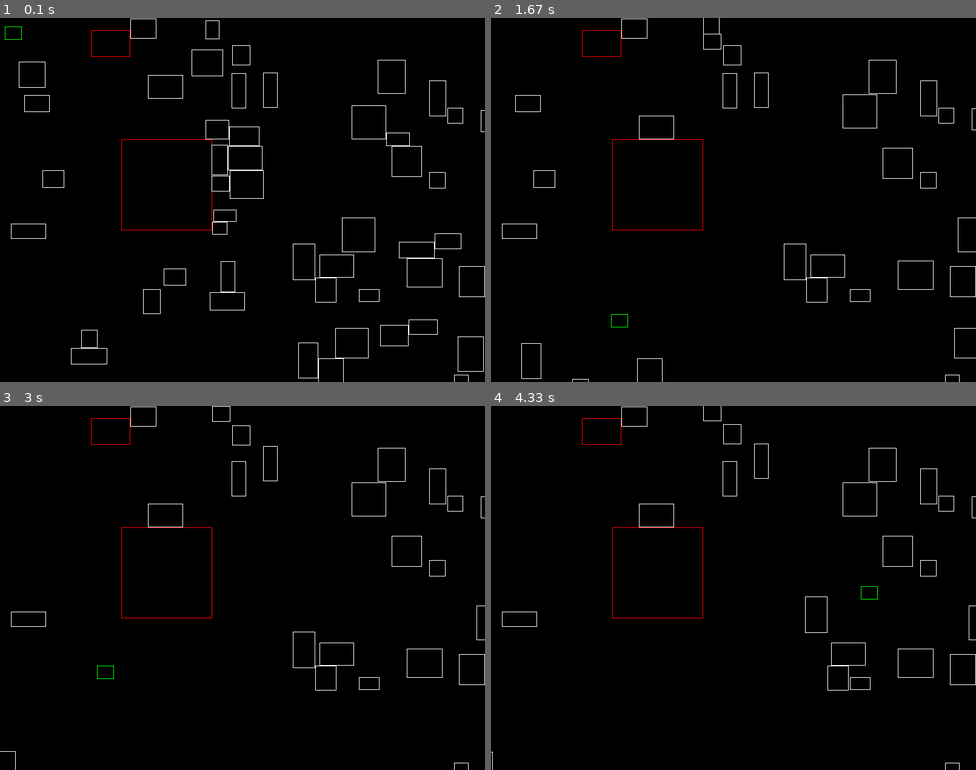
Above: before the commit, frames 1-4 (two rows, left to right).
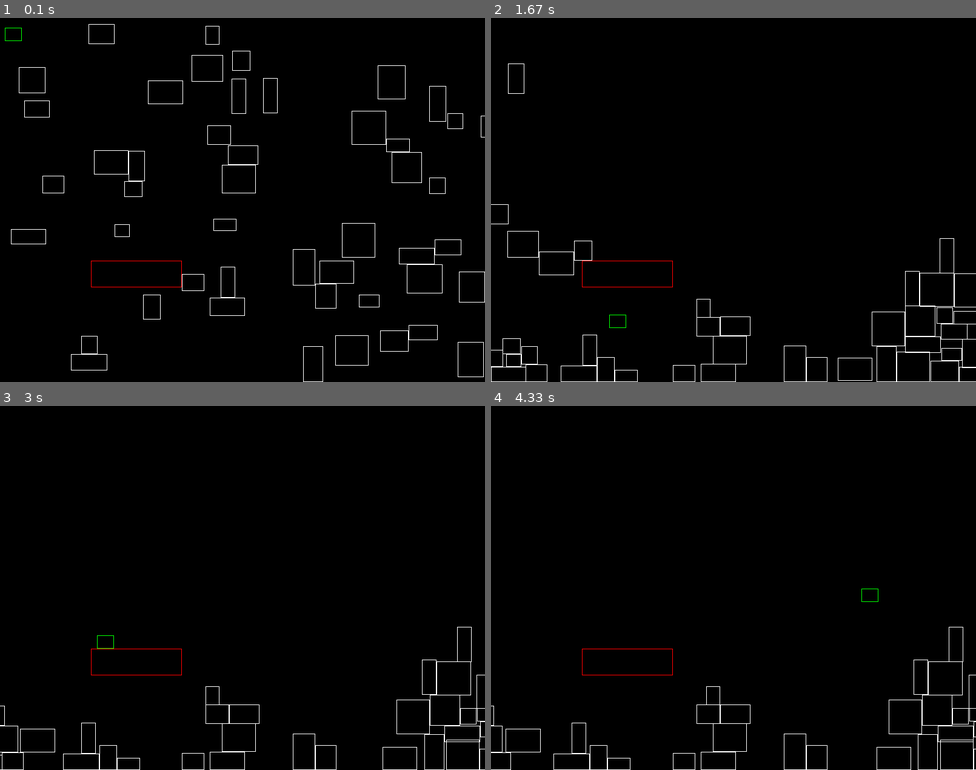
Above: after the commit, the same moments.

Repository: Khvyts-Taras/Pygame-box-physics
Game: pygame game, started from code/4.py
Same seed, same stepped clock (60 frames per second), same inputs: the game is played once before the commit and once after it.
Inputs (mouse positions are in pixels of both pictures, inside the frame that each line leads up to):
- Up to frame 1 (0.1 s): no input
- Up to frame 2 (1.67 s): press the mouse at (893, 276) at 0.37 s; move the mouse to (738, 210) at 0.47 s; release the mouse at (583, 145) at 0.6 s; press the mouse at (549, 349) at 0.7 s; move the mouse to (558, 229) at 0.8 s; release the mouse at (568, 112) at 0.93 s; press the mouse at (549, 349) at 1.03 s; move the mouse to (733, 341) at 1.13 s; release the mouse at (917, 338) at 1.27 s; press the mouse at (549, 349) at 1.37 s; move the mouse to (588, 334) at 1.47 s; release the mouse at (626, 316) at 1.6 s
- Up to frame 3 (3 s): press the mouse at (29, 446) at 1.7 s; move the mouse to (174, 449) at 1.8 s; release the mouse at (320, 453) at 1.93 s; press the mouse at (38, 751) at 2.03 s; move the mouse to (97, 733) at 2.13 s; release the mouse at (155, 719) at 2.27 s; press the mouse at (194, 511) at 2.37 s; move the mouse to (266, 526) at 2.47 s; release the mouse at (344, 540) at 2.6 s; press the mouse at (29, 446) at 2.7 s; move the mouse to (72, 573) at 2.8 s; release the mouse at (116, 700) at 2.93 s
- Up to frame 4 (4.33 s): press the mouse at (723, 704) at 3.03 s; move the mouse to (655, 646) at 3.13 s; release the mouse at (588, 591) at 3.27 s; press the mouse at (723, 704) at 3.37 s; move the mouse to (660, 642) at 3.47 s; release the mouse at (597, 580) at 3.6 s; press the mouse at (723, 704) at 3.7 s; move the mouse to (704, 657) at 3.8 s; release the mouse at (685, 606) at 3.93 s; press the mouse at (723, 704) at 4.03 s; move the mouse to (806, 642) at 4.13 s; release the mouse at (888, 580) at 4.27 s

The runs differ from the first frame. In frame 1, 2.4% of the frame differs, in the area x 1-100%, y 0-100%; in frame 2, 2.3%; in frame 3, 1.8%; in frame 4, 1.8%.

Commit message:
static wall collision

Diff:
--- a/code/4.py
+++ b/code/4.py
@@ -10,7 +10,7 @@
 cam_x = 0
 cam_y = 0
 
-steps_per_frame = 1
+steps_per_frame = 4
 
 def collision(rect1, rect2):
 	x1, y1, w1, h1 = rect1.x, rect1.y, rect1.w, rect1.h
@@ -37,8 +37,10 @@
 		self.mass = mass
 
 	def update(self, dt=1):
-		self.vx *= 0.97
-		self.vy *= 0.97
+		self.vy += 0.5*dt
+
+		self.vx *= 0.97**dt
+		self.vy *= 0.97**dt
 
 
 		if self.vx > 0:
@@ -147,8 +149,12 @@
 
 
 
+
+
+
+
 rects = [Rect(random.randint(0, window_size[0]), random.randint(0, window_size[1]), random.randint(20, 60), random.randint(20, 60)) for i in range(50)]
-walls = [Wall(200, 200, 150, 150), Wall(150, 20, 65, 44)]
+walls = [Wall(0, 600, 800, 50), Wall(150, 400, 150, 44)]
 
 
 start_drag_pos = None
@@ -182,6 +188,37 @@
 			for rect2 in rects[rects.index(rect1)+1:]:
 				update_collisions(rect1, rect2)
 
+			for wall in walls:
+				if collision(wall, rect1):
+
+					if rect1.x+rect1.w/2 >= wall.x+wall.w/2:
+						x_overlap = wall.x + wall.w - rect1.x
+					else:
+						x_overlap = rect1.x + rect1.w - wall.x
+
+					if rect1.y+rect1.h/2 >= wall.y+wall.h/2:
+						y_overlap = wall.y + wall.h - rect1.y
+					else:
+						y_overlap = rect1.y + rect1.h - wall.y
+
+
+					if x_overlap < y_overlap:
+						if rect1.x+rect1.w/2 >= wall.x+wall.w/2:
+							rect1.x += x_overlap
+						else:
+							rect1.x -= x_overlap
+
+						rect1.vx = 0
+
+					else:
+						if rect1.y+rect1.h/2 >= wall.y+wall.h/2:
+							rect1.y += y_overlap
+						else:
+							rect1.y -= y_overlap
+
+						rect1.vy = 0
+
+
 
 
 	for wall in walls:
